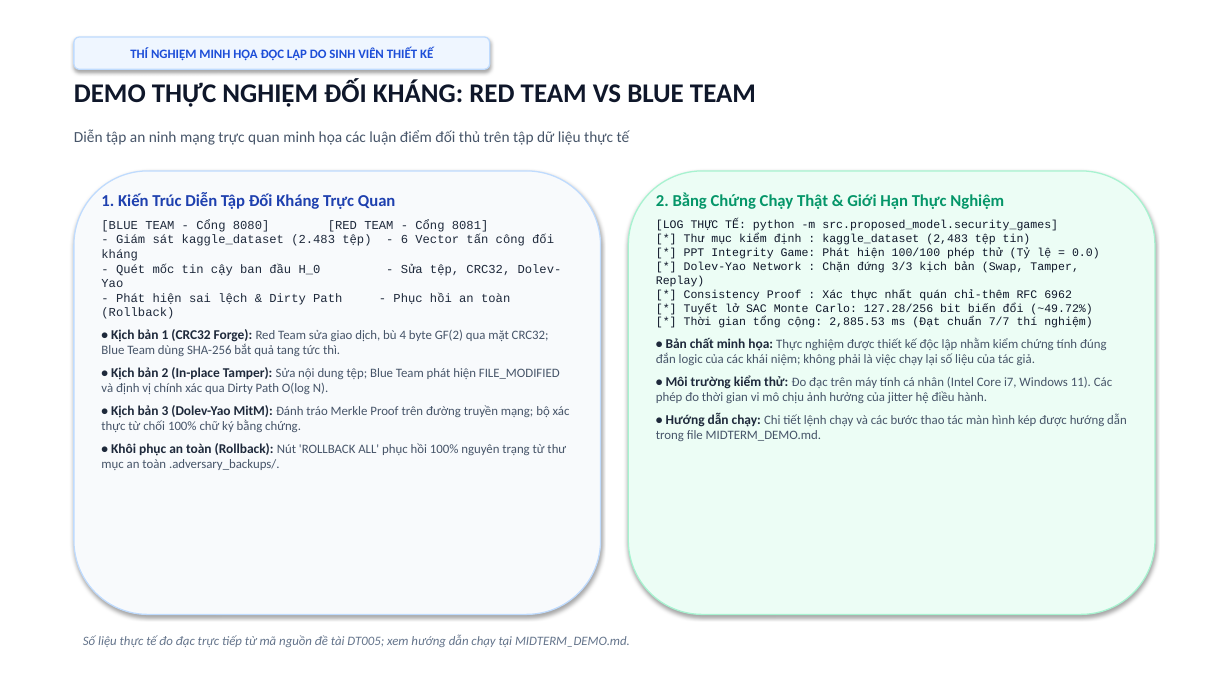
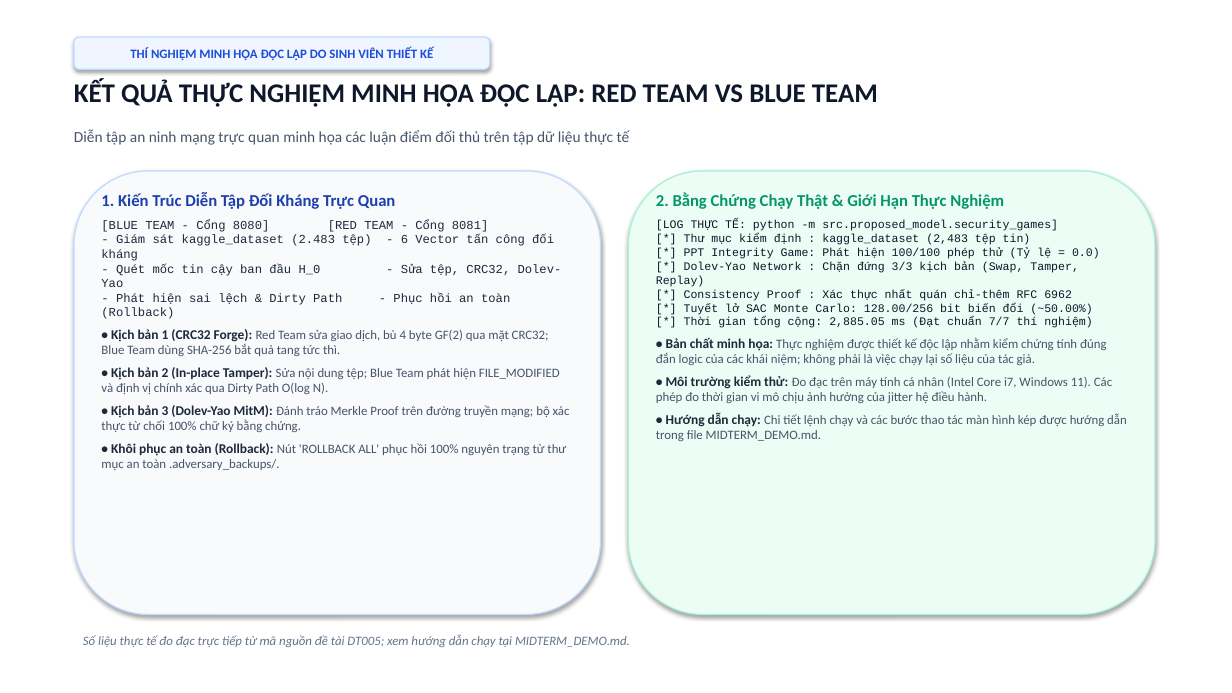
Before and after one commit to kietvo5924/ATBMHTTT_DT005_FileIntegrity, a slide deck: slide 14 of Bao_Cao_Giua_Ky_DT05_Final.pptx (slide 13 before the commit). Drawn at 1232x693 pixels with LibreOffice and Linux fonts; fonts in the diff are those of the drawing. Boxes give left, top, right and bottom in pixels: in the first picture for what was removed or moved away, otherwise in the second. Text is boxed around its words. In the diff, an @@ line names an element or a change of style, - is before the commit and + after.

```diff
--- a/Bao_Cao_Giua_Ky_DT05_Final.pptx
+++ b/Bao_Cao_Giua_Ky_DT05_Final.pptx
@@ text at (74,80,878,107): text changed @@
-DEMO THỰC NGHIỆM ĐỐI KHÁNG: RED TEAM VS BLUE TEAM
+KẾT QUẢ THỰC NGHIỆM MINH HỌA ĐỘC LẬP: RED TEAM VS BLUE TEAM
@@ text at (656,220,1100,328): text changed @@
-[LOG THỰC TẾ: python -m src.proposed_model.security_games]
-[*] Thư mục kiểm định : kaggle_dataset (2,483 tệp tin)
-[*] PPT Integrity Game: Phát hiện 100/100 phép thử (Tỷ lệ = 0.0)
-[*] Dolev-Yao Network : Chặn đứng 3/3 kịch bản (Swap, Tamper, Replay)
-[*] Consistency Proof : Xác thực nhất quán chỉ-thêm RFC 6962
-[*] Tuyết lở SAC Monte Carlo: 127.28/256 bit biến đổi (~49.72%)
-[*] Thời gian tổng cộng: 2,885.53 ms (Đạt chuẩn 7/7 thí nghiệm)
+[LOG THỰC TẾ: python -m src.proposed_model.security_games]
+[*] Thư mục kiểm định : kaggle_dataset (2,483 tệp tin)
+[*] PPT Integrity Game: Phát hiện 100/100 phép thử (Tỷ lệ = 0.0)
+[*] Dolev-Yao Network : Chặn đứng 3/3 kịch bản (Swap, Tamper, Replay)
+[*] Consistency Proof : Xác thực nhất quán chỉ-thêm RFC 6962
+[*] Tuyết lở SAC Monte Carlo: 128.00/256 bit biến đổi (~50.00%)
+[*] Thời gian tổng cộng: 2,885.05 ms (Đạt chuẩn 7/7 thí nghiệm)
```
Also in this commit, not shown: 1 other slide changed, 1 slide added, 6 other files.
